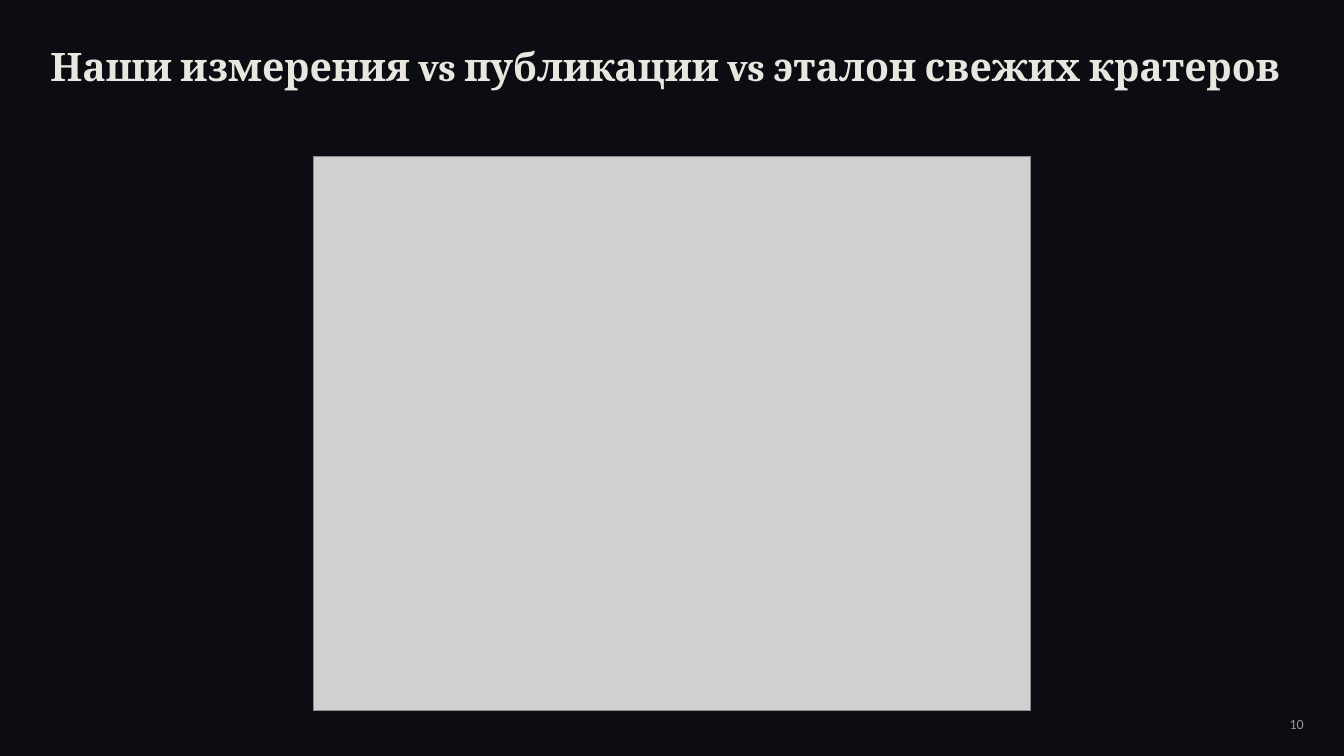
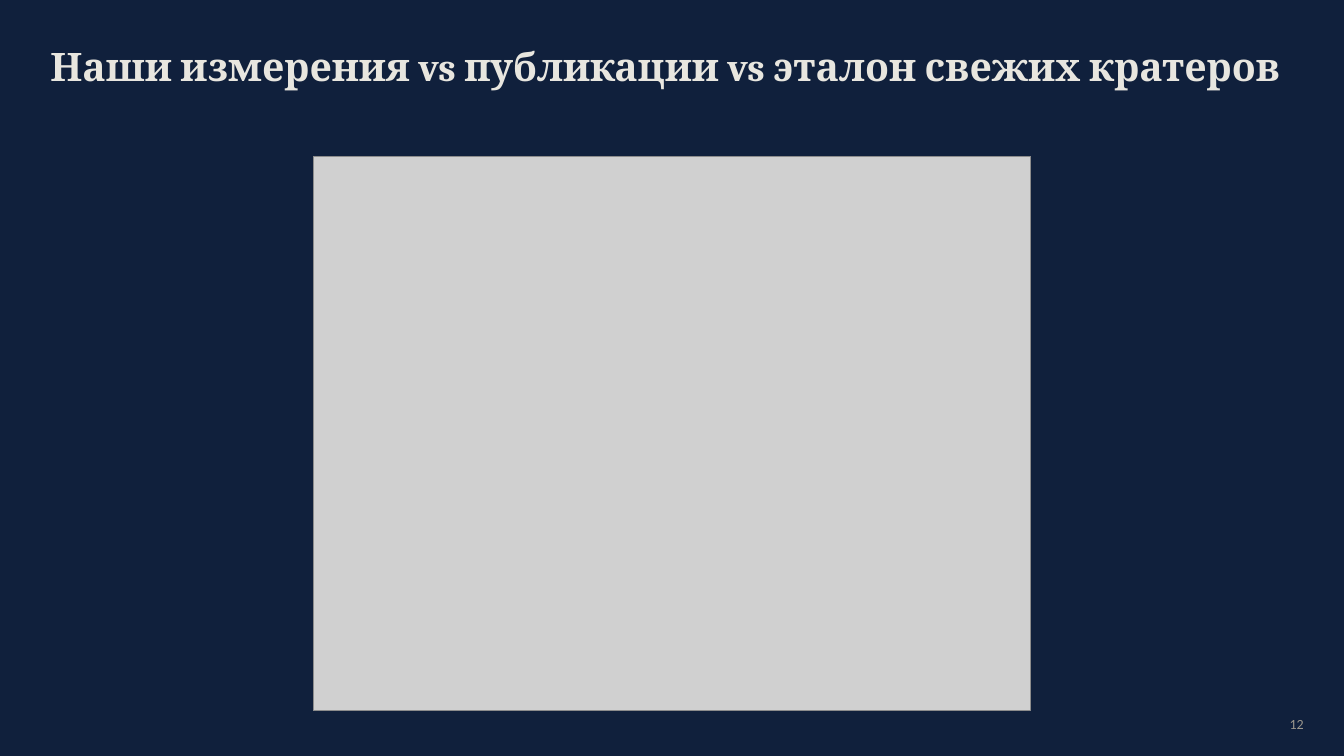
Before and after one commit to oterma19/craters-remote, a slide deck: slide 12 of crater_presentation.pptx (slide 10 before the commit). Drawn at 1344x756 pixels with LibreOffice and Linux fonts; fonts in the diff are those of the drawing; grey boxes stand for pictures. Boxes give left, top, right and bottom in pixels: in the first picture for what was removed or moved away, otherwise in the second. Text is boxed around its words. In the diff, an @@ line names an element or a change of style, - is before the commit and + after.

```diff
--- a/crater_presentation.pptx
+++ b/crater_presentation.pptx
@@ background #0B0D13 to #10203C @@
@@ text at [1290,720,1304,729]: text changed @@
-10
+12
```
Also in this commit, not shown: 12 other slides changed, 2 slides added, 11 other files.
